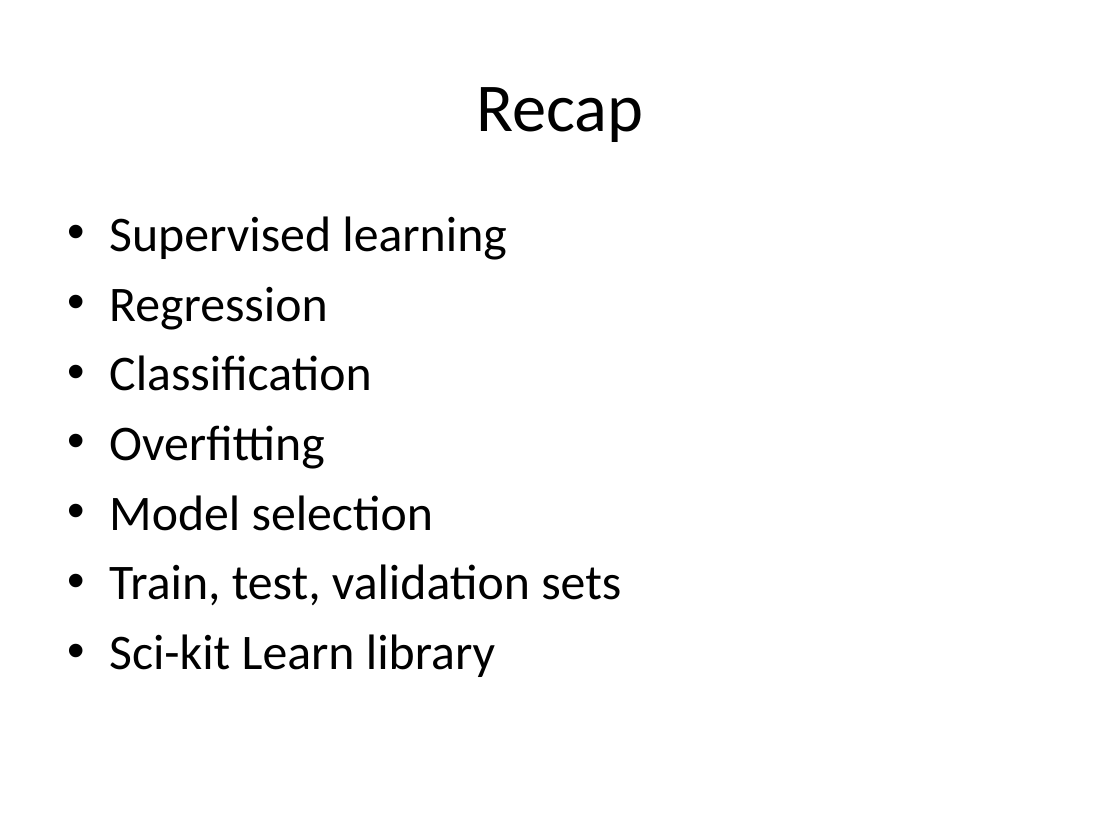
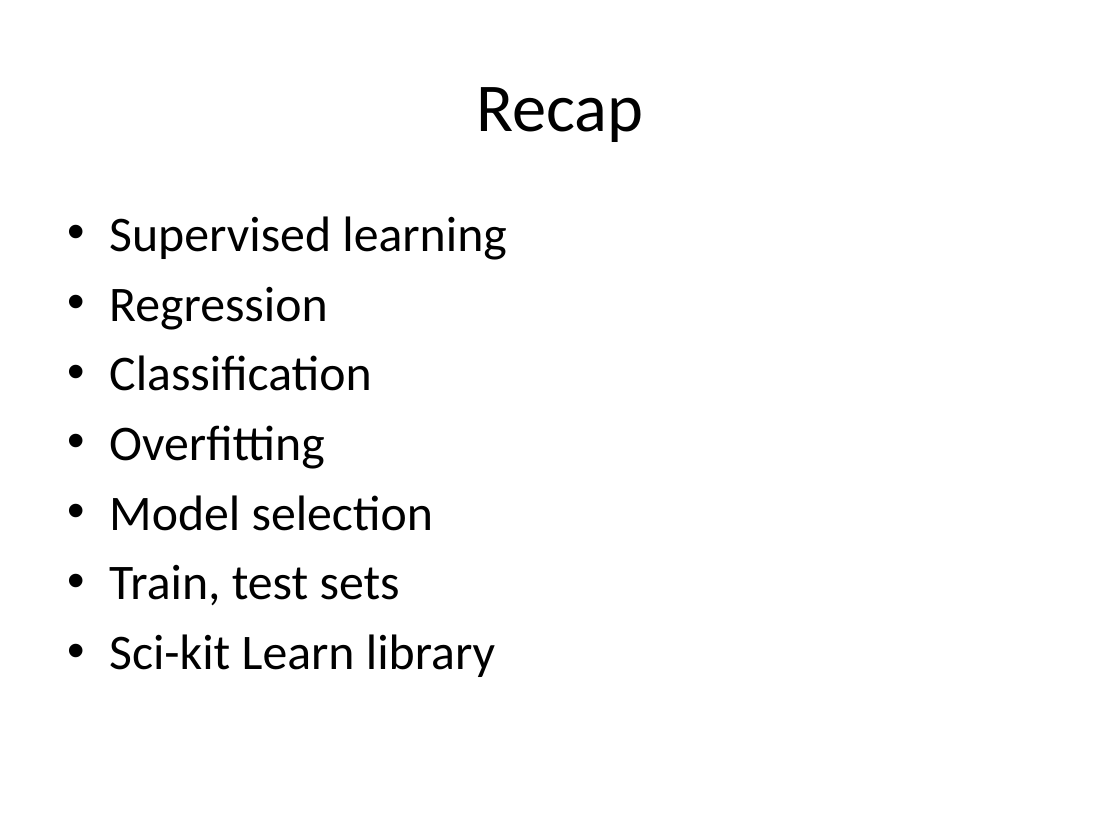
Before and after one commit to aloksharma1993/techfest-ml-tutorial, a slide deck: slide 32 of Techfest_ML.pptx (slide 29 before the commit). Drawn at 1120x840 pixels with LibreOffice and Linux fonts; fonts in the diff are those of the drawing. Boxes give left, top, right and bottom in pixels: in the first picture for what was removed or moved away, otherwise in the second. Text is boxed around its words. In the diff, an @@ line names an element or a change of style, - is before the commit and + after.

```diff
--- a/Techfest_ML.pptx
+++ b/Techfest_ML.pptx
@@ text at (x1=109, y1=564, x2=400, y2=605): text changed @@
-• Train, test, validation sets
+• Train, test sets
```
Also in this commit, not shown: 11 other slides changed, 3 slides added.
